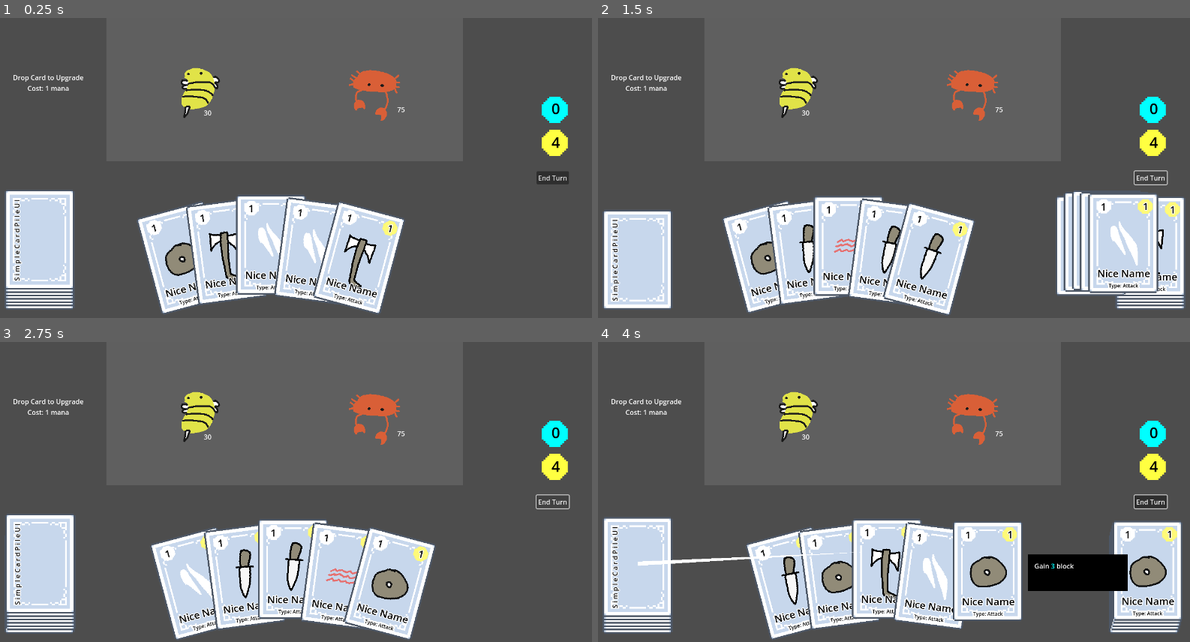
Above: before the commit, frames 1-4 (two rows, left to right).
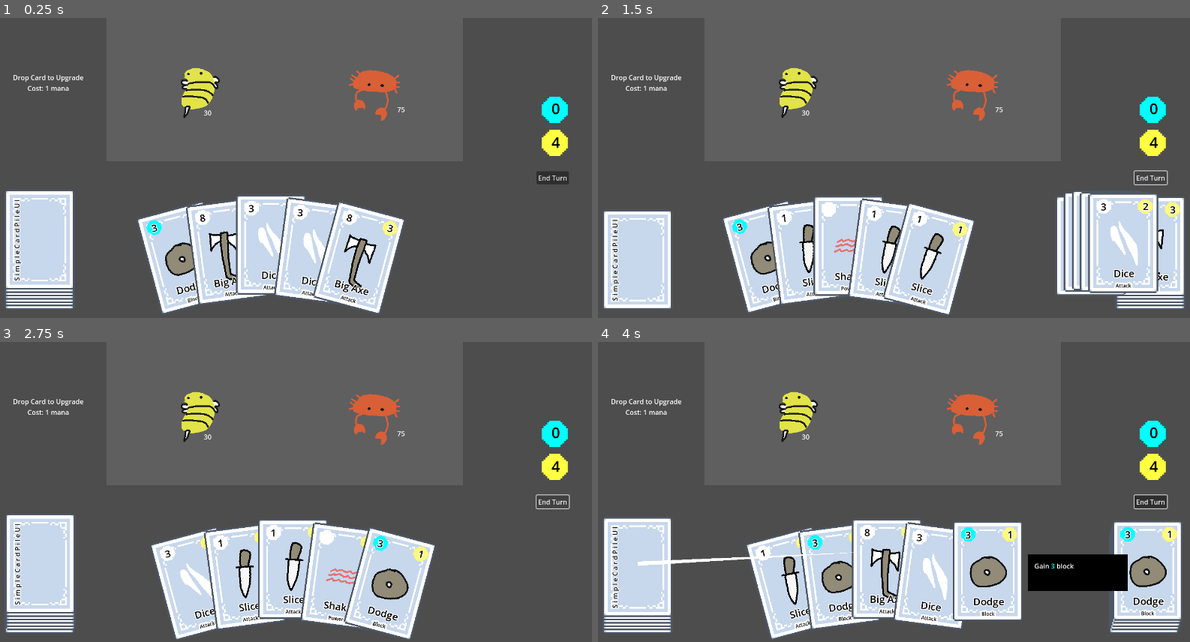
Above: after the commit, the same moments.

Repository: insideout-andrew/simple-card-pile-ui
Game: Godot game, scene res://example_2/example.tscn
Two runs of this game, one before a commit and one after it. Both use one fixed random seed, a clock stepped at 60 frames per second and the inputs below. This scene is started directly instead of the project's main scene.
Inputs (mouse positions are in pixels of both pictures, inside the frame that each line leads up to):
- Up to frame 1 (0.25 s): no input
- Up to frame 2 (1.5 s): click "End Turn" at 0.5 s; click "End Turn" at 1.25 s
- Up to frame 3 (2.75 s): click "End Turn" at 2 s
- Up to frame 4 (4 s): drag from (639, 564) to (953, 426) at 2.77 s; tap Enter at 3.5 s; drag from (639, 564) to (864, 552) at 3.52 s

The runs differ from the first frame. In frame 1, 1.1% of the frame differs, in the area x 24-67%, y 62-96%; in frame 2, 1.3%; in frame 3, 1.1%; in frame 4, 1.6%, in the area x 29-98%, y 61-97%.

Commit message:
Fixes script bug

Diff:
--- a/example_2/example__card_ui.gd
+++ b/example_2/example__card_ui.gd
@@ -8,11 +8,11 @@
 @export var description : String
 
 
-@onready var cost_label = $CostLabel
-@onready var power_label = $PowerLabel
-@onready var name_label = $NameLabel
-@onready var type_label = $TypeLabel
-@onready var texture_rect_2 = $TextureRect2
+@onready var cost_label = $Frontface/CostLabel
+@onready var power_label = $Frontface/PowerLabel
+@onready var name_label = $Frontface/NameLabel
+@onready var type_label = $Frontface/TypeLabel
+@onready var texture_rect_2 = $Frontface/TextureRect2
 
 
 func _ready():
--- a/example_2/example__card_ui.tscn
+++ b/example_2/example__card_ui.tscn
@@ -1,8 +1,8 @@
 [gd_scene load_steps=5 format=3 uid="uid://dn2ej8wtxey2u"]
 
-[ext_resource type="Script" path="res://addons/simple_card_pile_ui/card_ui.gd" id="1_y1yoy"]
 [ext_resource type="Texture2D" uid="uid://ben7qqx34vpkq" path="res://assets/card_back.png" id="2_rb3h5"]
 [ext_resource type="Texture2D" uid="uid://g3plv60jpgat" path="res://assets/card_attack.png" id="3_cihxm"]
+[ext_resource type="Script" path="res://example_2/example__card_ui.gd" id="3_hpl47"]
 [ext_resource type="Texture2D" uid="uid://bddymiv4rv8kw" path="res://assets/white-circle.png" id="4_t0rpj"]
 
 [node name="CardUI" type="Control"]
@@ -10,7 +10,7 @@
 anchors_preset = 0
 offset_right = 40.0
 offset_bottom = 40.0
-script = ExtResource("1_y1yoy")
+script = ExtResource("3_hpl47")
 
 [node name="Backface" type="TextureRect" parent="."]
 layout_mode = 0
@@ -19,6 +19,7 @@
 texture = ExtResource("2_rb3h5")
 
 [node name="Label" type="Label" parent="Backface"]
+layout_mode = 0
 offset_left = 18.0
 offset_top = 219.0
 offset_right = 214.0
